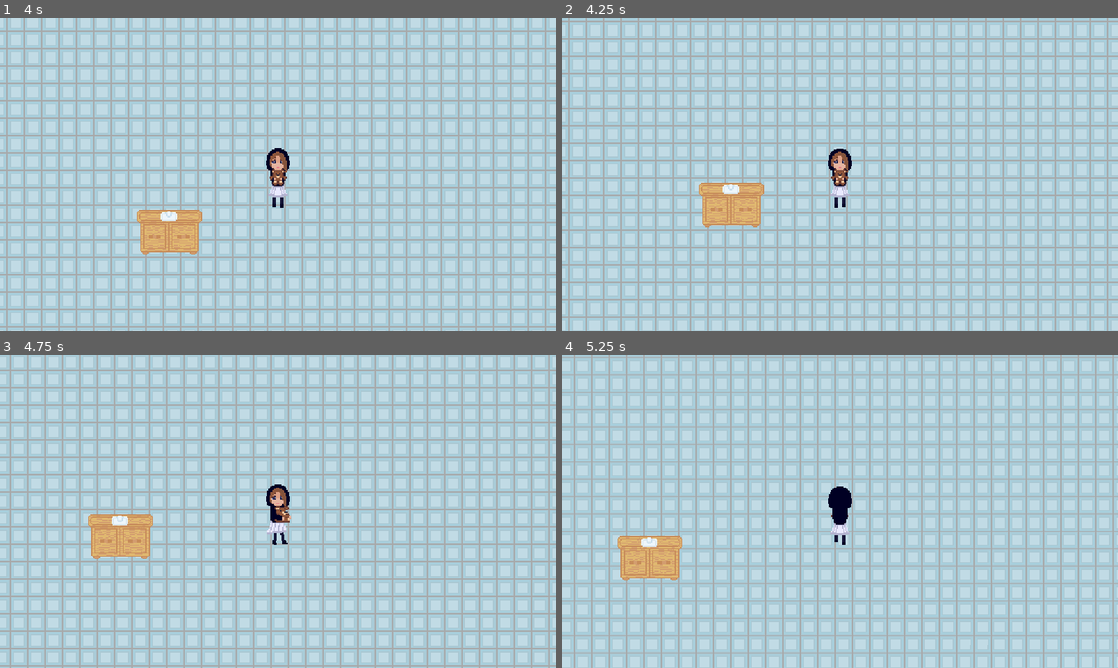
Above: before the commit, frames 1-4 (two rows, left to right).
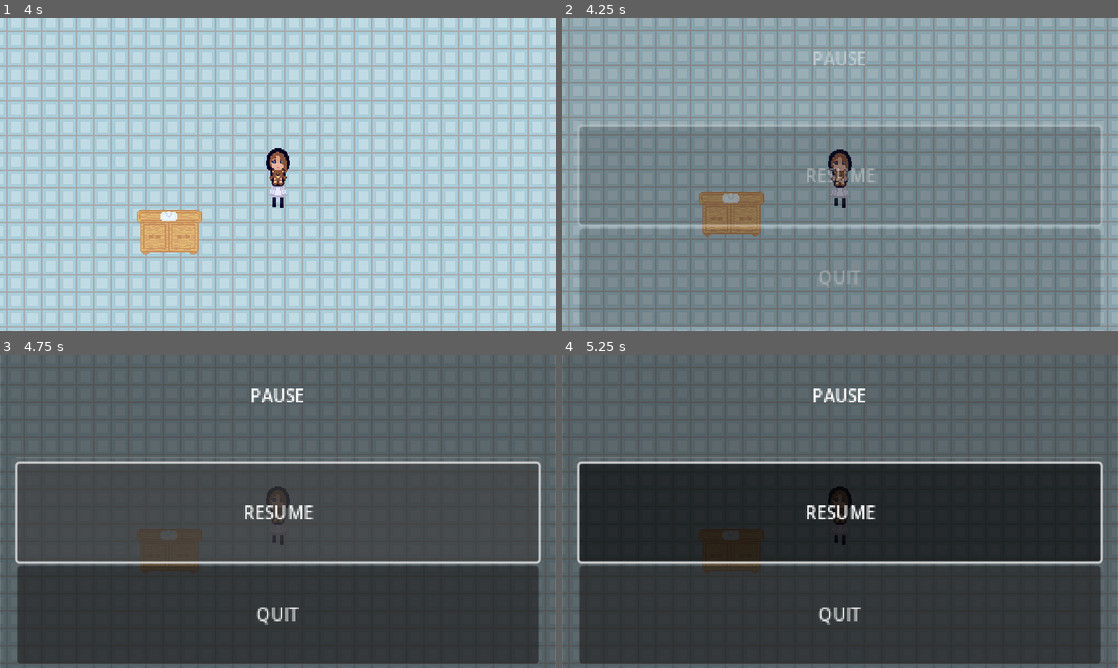
Above: after the commit, the same moments.

Repository: ioannoid/volatile-game-jam
Game: Godot game, scene res://main.tscn
Two runs of this game, one before a commit and one after it. Both use one fixed random seed, a clock stepped at 60 frames per second and the inputs below.
Inputs (mouse positions are in pixels of both pictures, inside the frame that each line leads up to):
- Up to frame 1 (4 s): tap Enter at 0.5 s; move the mouse to (61, 80) at 0.52 s; hold W (move_up) 0.53-2.03 s; click (61, 80) at 0.67 s; move the mouse to (444, 221) at 1.27 s; move the mouse to (111, 127) at 2.02 s; hold A (move_left) 2.03-3.53 s; move the mouse to (305, 174) at 2.77 s; click (305, 174) at 2.92 s; move the mouse to (194, 96) at 3.52 s; hold S (move_down) from 3.53 s (still down)
- Up to frame 2 (4.25 s): keep holding S (move_down); tap Escape (ui_cancel) at 4.15 s
- Up to frame 3 (4.75 s): move the mouse to (400, 495) at 4.27 s; release S (move_down) at 4.28 s; hold D (move_right) from 4.28 s (still down)
- Up to frame 4 (5.25 s): move the mouse to (728, 527) at 5.02 s; release D (move_right) at 5.03 s; hold W (move_up) from 5.03 s (still down); click (728, 527) at 5.17 s

Frame 1 is identical in both runs. In frame 2, 97% of the frame differs, in the area x 0-100%, y 0-100%; in frame 3, 100%; in frame 4, 99%.
Error before the commit: Attempt to call function 'pause' in base 'null instance' on a null instance. (res://girl.gd:78)

Commit message:
Fixed pause menu

Diff:
--- a/game/bathroom.tscn
+++ b/game/bathroom.tscn
@@ -187,8 +187,11 @@
 y_sort_enabled = true
 
 [node name="Camera" type="Camera2D" parent="Node2D"]
+z_index = 10
 zoom = Vector2(2.5, 2.5)
 script = ExtResource("2_20jqg")
+
+[node name="PauseMenu" parent="Node2D/Camera" instance=ExtResource("27_4vg4o")]
 
 [node name="Girl" type="CharacterBody2D" parent="Node2D"]
 script = ExtResource("5_twc0i")
@@ -232,5 +235,3 @@
 [node name="Left" type="CollisionShape2D" parent="Node2D/Wall"]
 position = Vector2(-479, 0.5)
 shape = SubResource("RectangleShape2D_42vbu")
-
-[node name="Girl@PauseMenu" parent="." instance=ExtResource("27_4vg4o")]
--- a/game/camera.gd
+++ b/game/camera.gd
@@ -12,3 +12,7 @@
 	var view_size = get_viewport_rect().size / get_canvas_transform().get_scale()
 	position.x = clamp(get_parent().get_node("Girl").position.x, -room_size.x*64 + view_size.x/2, room_size.x*64 - view_size.x/2)
 	position.y = clamp(get_parent().get_node("Girl").position.y, -room_size.y*64 + view_size.y/2, room_size.y*64 - view_size.y/2)
+
+func _unhandled_input(event):
+	if event.is_action_pressed("ui_cancel"):
+		$PauseMenu.pause()
--- a/game/girl.gd
+++ b/game/girl.gd
@@ -73,10 +73,6 @@
 func unstop():
 	stopped = false
 
-func _unhandled_input(event):
-	if event.is_action_pressed("ui_cancel"):
-		$PauseMenu.pause()
-
 	#position += velocity * delta
 	#position.x = clamp(position.x, 0, screen_size.x)
 	#position.y = clamp(position.y, 0, screen_size.y)
Not shown, added: game/Music/volatile_credits.wav.import
Not shown: 1 places in game/bathroom.tscn that only renumber resources
